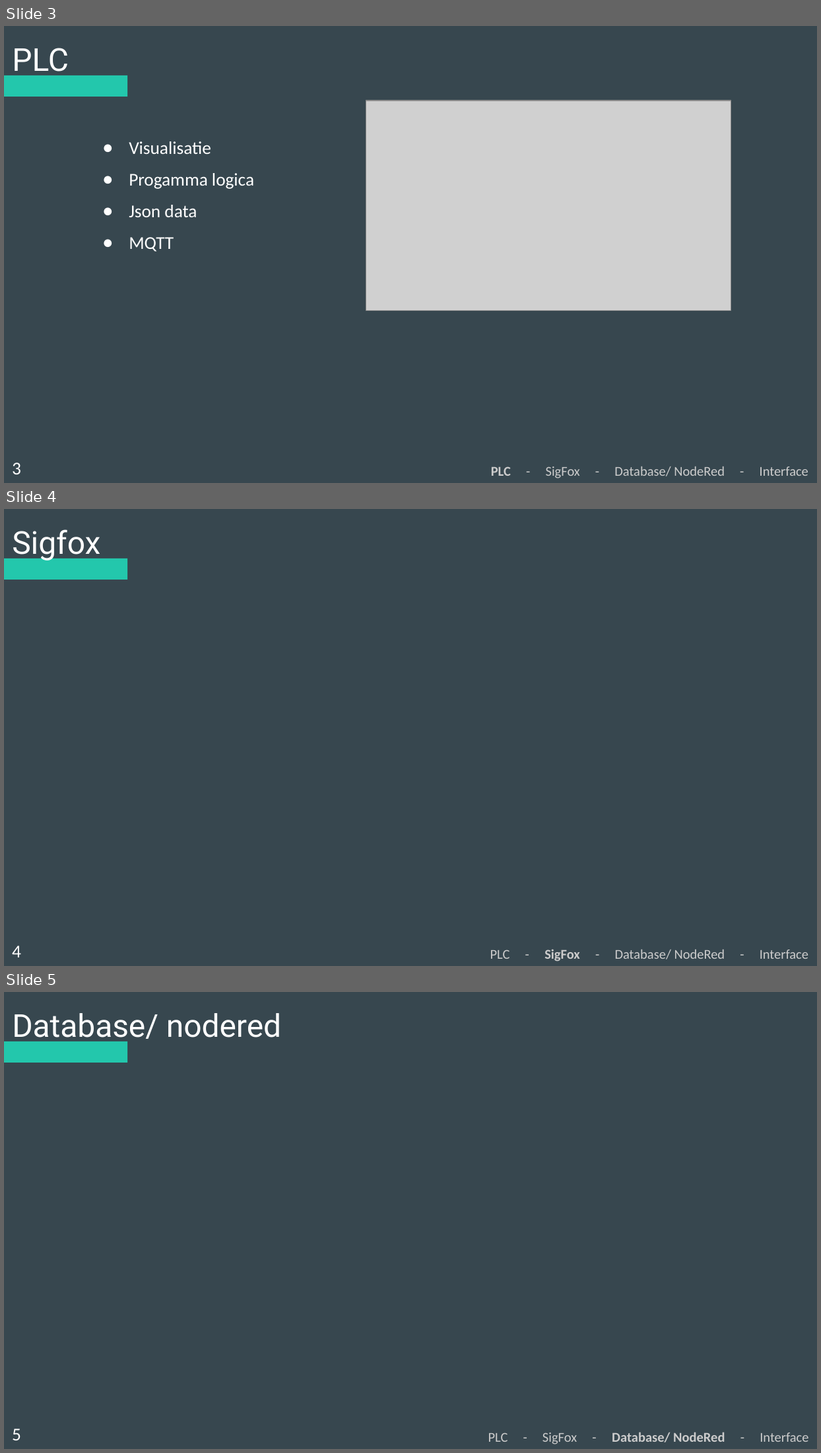
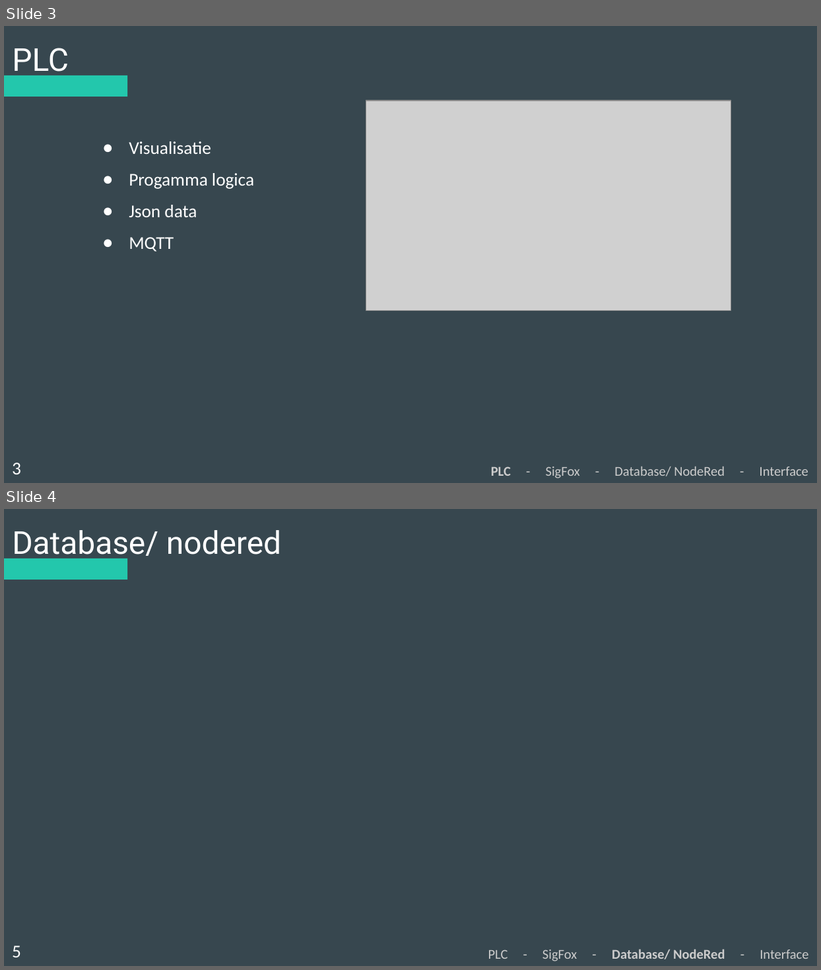
Before and after one commit to Koffiejoe/IA-EnOcean, a slide deck: Presentaties/5Wekelijkse PowerPoint/ppt_enocean.pptx. Shown one above the other, each under a label of ours: slides 3, 4 and 5 before the commit, slides 3 and 4 after it. The pictures are 821x1453 and 821x970 pixels, drawn with LibreOffice and Linux fonts; fonts in the diff are those of the drawing; grey boxes stand for pictures. Boxes give left, top, right and bottom in pixels: in the first picture for what was removed or moved away, otherwise in the second. Text is boxed around its words. In the diff, an @@ line names an element or a change of style, - is before the commit and + after.

Commit message:
killed Sigfox

```diff
--- a/Presentaties/5Wekelijkse PowerPoint/ppt_enocean.pptx
+++ b/Presentaties/5Wekelijkse PowerPoint/ppt_enocean.pptx
@@ slide 4 removed at [4, 509, 817, 966], background #37474F; not listed: 1 template element that a slide beside it also shows @@
@@ title removed at [12, 529, 100, 562] @@
-Sigfox
@@ text removed at [12, 946, 21, 958] @@
-4
@@ text removed at [490, 949, 809, 962] @@
-PLC - SigFox - Database/ NodeRed - Interface
@@ what was slide 5 is now slide 4 @@
```
